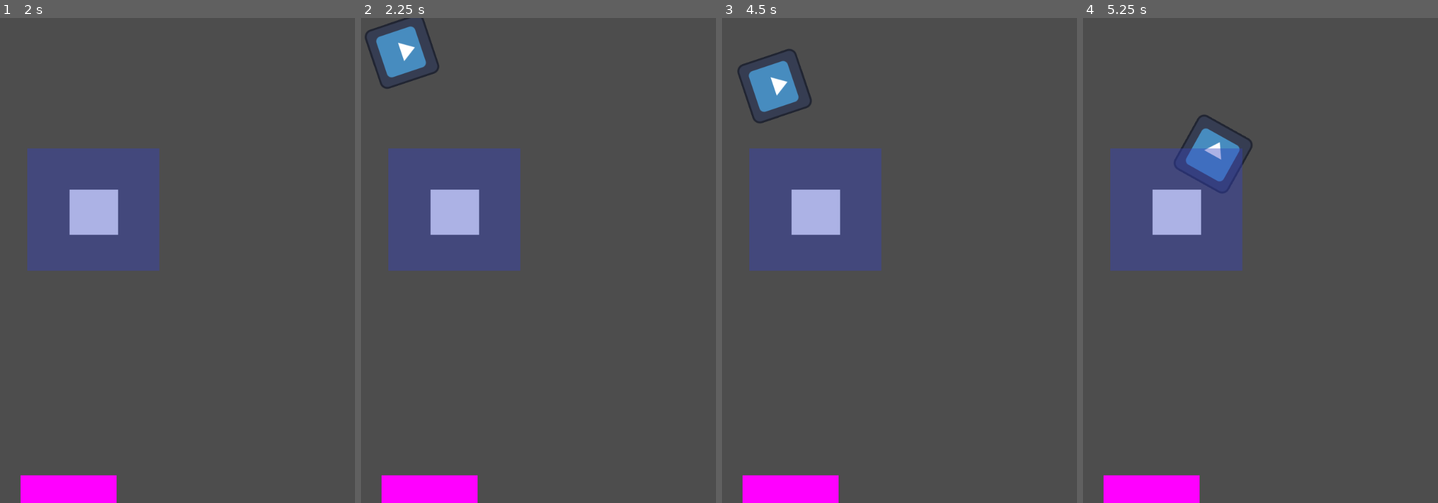
Above: before the commit, frames 1-4 (left to right).
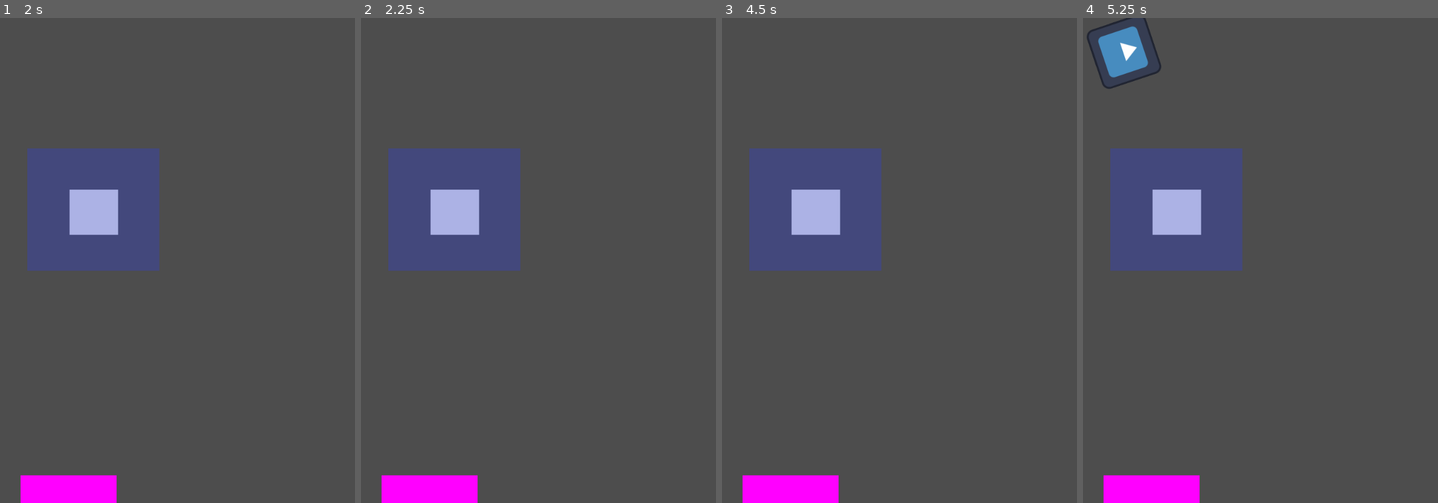
Above: after the commit, the same moments.

Repository: john9francis/sushi-attack
Game: Godot game, scene res://scripts/main.tscn
Two runs of this game, one before a commit and one after it. Both use one fixed random seed, a clock stepped at 60 frames per second and the inputs below. The engine's default icon, where the game draws it, is replaced by a stand-in: a white triangle on a blue panel in a dark square.
Inputs (mouse positions are in pixels of both pictures, inside the frame that each line leads up to):
- Up to frame 1 (2 s): tap Enter at 0.5 s; move the mouse to (95, 212) at 0.52 s; press the mouse at (95, 212) at 0.53 s; release the mouse at (95, 212) at 1.25 s; click "Chop Sticks" at 1.25 s
- Up to frame 2 (2.25 s): tap Space at 2 s; move the mouse to (453, 284) at 2.02 s; click (453, 284) at 2.1 s
- Up to frame 3 (4.5 s): move the mouse to (959, 153) at 2.77 s; press the mouse at (959, 153) at 2.78 s; tap Enter at 3.5 s; move the mouse to (888, 357) at 3.52 s; release the mouse at (888, 357) at 3.53 s; click (888, 357) at 3.6 s; move the mouse to (1059, 333) at 4.27 s; press the mouse at (1059, 333) at 4.28 s
- Up to frame 4 (5.25 s): move the mouse to (1125, 187) at 5.02 s; release the mouse at (1125, 187) at 5.03 s; click (1125, 187) at 5.1 s

Frame 1 is identical in both runs. In frame 2, 1.3% of the frame differs, in the area x 1-23%, y 0-15%; in frame 3, 1.3%; in frame 4, 2.6%, in the area x 1-48%, y 0-37%.

Commit message:
g tower now only shoots when an enemy is in the hitbox

Diff:
--- a/Tracker.gd
+++ b/Tracker.gd
@@ -2,6 +2,8 @@
 
 var areaToTrack
 var areaExists
+
+var currentPosition
 
 # Called when the node enters the scene tree for the first time.
 func _ready():
@@ -12,7 +14,8 @@
 # Called every frame. 'delta' is the elapsed time since the previous frame.
 func _process(delta):
 	if areaExists:
-		print(areaToTrack.global_position)
+		currentPosition = areaToTrack.global_position
+		print(currentPosition)
 
 
 func set_area(area):
@@ -22,3 +25,7 @@
 func unset_area():
 	areaToTrack = null
 	areaExists = false
+
+
+func get_target_pos():
+	return currentPosition
--- a/scripts/g_tower.gd
+++ b/scripts/g_tower.gd
@@ -7,7 +7,6 @@
 
 # Called when the node enters the scene tree for the first time.
 func _ready():
-	$ShootTimer.start()
 	tracker = TrackerScene.instantiate()
 	add_child(tracker)
 	pass # Replace with function body.
@@ -21,6 +20,8 @@
 
 
 func _on_shoot_timer_timeout():
+	# Get where the enemy currently is
+
 	# Create a bullet and shoot it
 	var bullet = BulletScene.instantiate()
 	bullet.position = position
@@ -34,6 +35,7 @@
 
 func _on_area_entered(area):
 	if area.is_in_group("Enemies"):
+		$ShootTimer.start()
 		tracker.set_area(area)
 	pass # Replace with function body.
 
@@ -43,5 +45,6 @@
 
 func _on_area_exited(area):
 	if area.is_in_group("Enemies"):
+		$ShootTimer.stop()
 		tracker.unset_area()
 	pass # Replace with function body.
--- a/scripts/g_tower.tscn
+++ b/scripts/g_tower.tscn
@@ -23,6 +23,7 @@
 texture = SubResource("CanvasTexture_mg38n")
 
 [node name="ShootTimer" type="Timer" parent="."]
+wait_time = 0.2
 
 [connection signal="area_entered" from="." to="." method="_on_area_entered"]
 [connection signal="area_exited" from="." to="." method="_on_area_exited"]
--- a/scripts/level.tscn
+++ b/scripts/level.tscn
@@ -33,7 +33,7 @@
 script = ExtResource("4_ddlfe")
 
 [node name="EnemySpawnTimer" type="Timer" parent="."]
-wait_time = 2.0
+wait_time = 5.0
 script = ExtResource("2_wq042")
 
 [node name="EnemyDestination" type="Area2D" parent="."]
